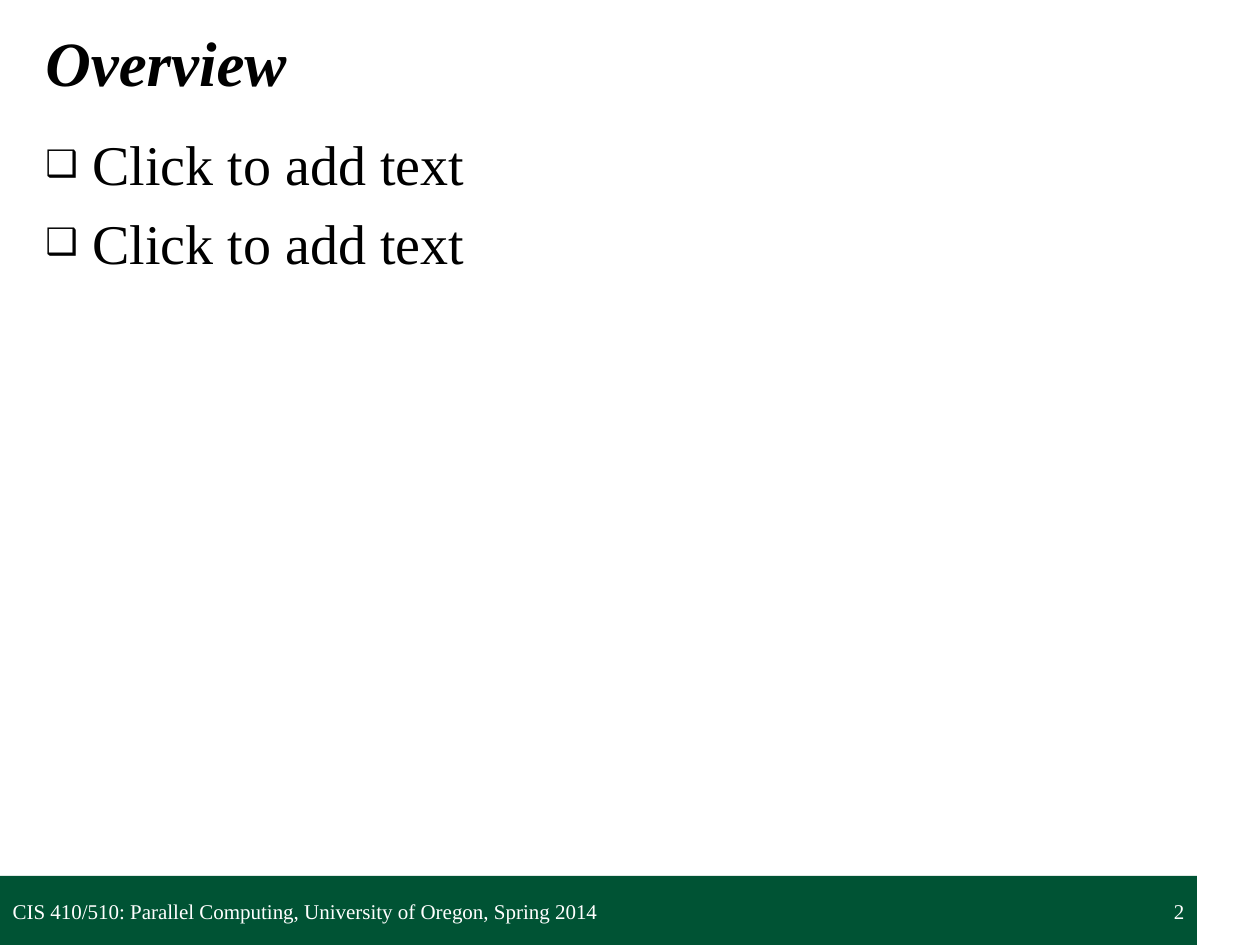
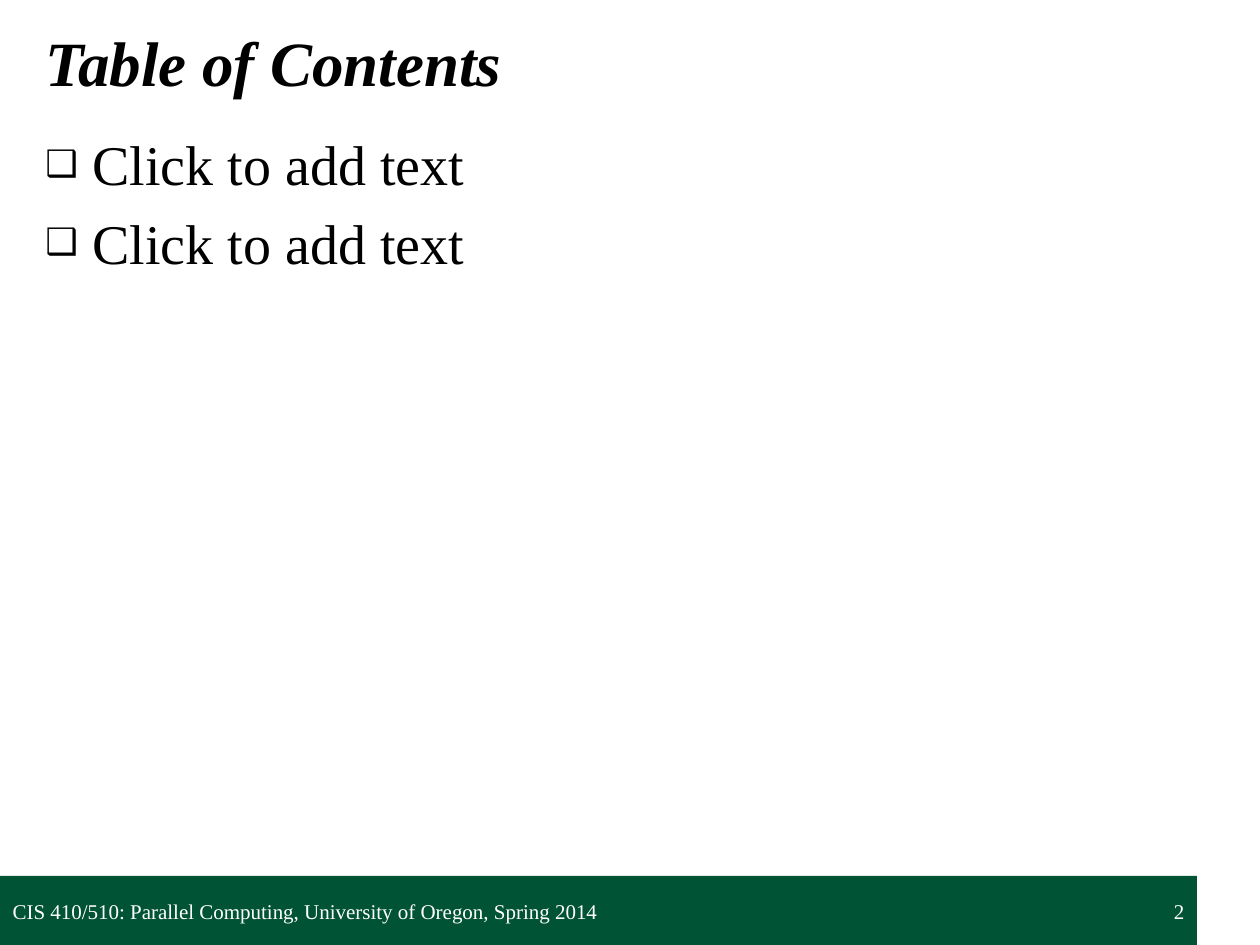
Before and after one commit to UOregonParallel/CourseMaterials, a slide deck: slide 2 of lecture_content/classSlides/2_collectivesPattern/collectivesPattern.pptx. Drawn at 1260x945 pixels with LibreOffice and Linux fonts; fonts in the diff are those of the drawing; background and template pictures are left out. Boxes give left, top, right and bottom in pixels: in the first picture for what was removed or moved away, otherwise in the second. Text is boxed around its words. In the diff, an @@ line names an element or a change of style, - is before the commit and + after.

Commit message:
Modified template (minor change): switch "Overview" title to "Table of Contents" and added "Example Implementation" slide to remind us to end each lecture with an algorithm demonstrating the pattern.

```diff
--- a/lecture_content/classSlides/2_collectivesPattern/collectivesPattern.pptx
+++ b/lecture_content/classSlides/2_collectivesPattern/collectivesPattern.pptx
@@ title at bbox=[45, 41, 501, 98]: text changed @@
-Overview
+Table of Contents
```
Also in this commit, not shown: 1 other slide changed, 1 slide added, 5 other files.
